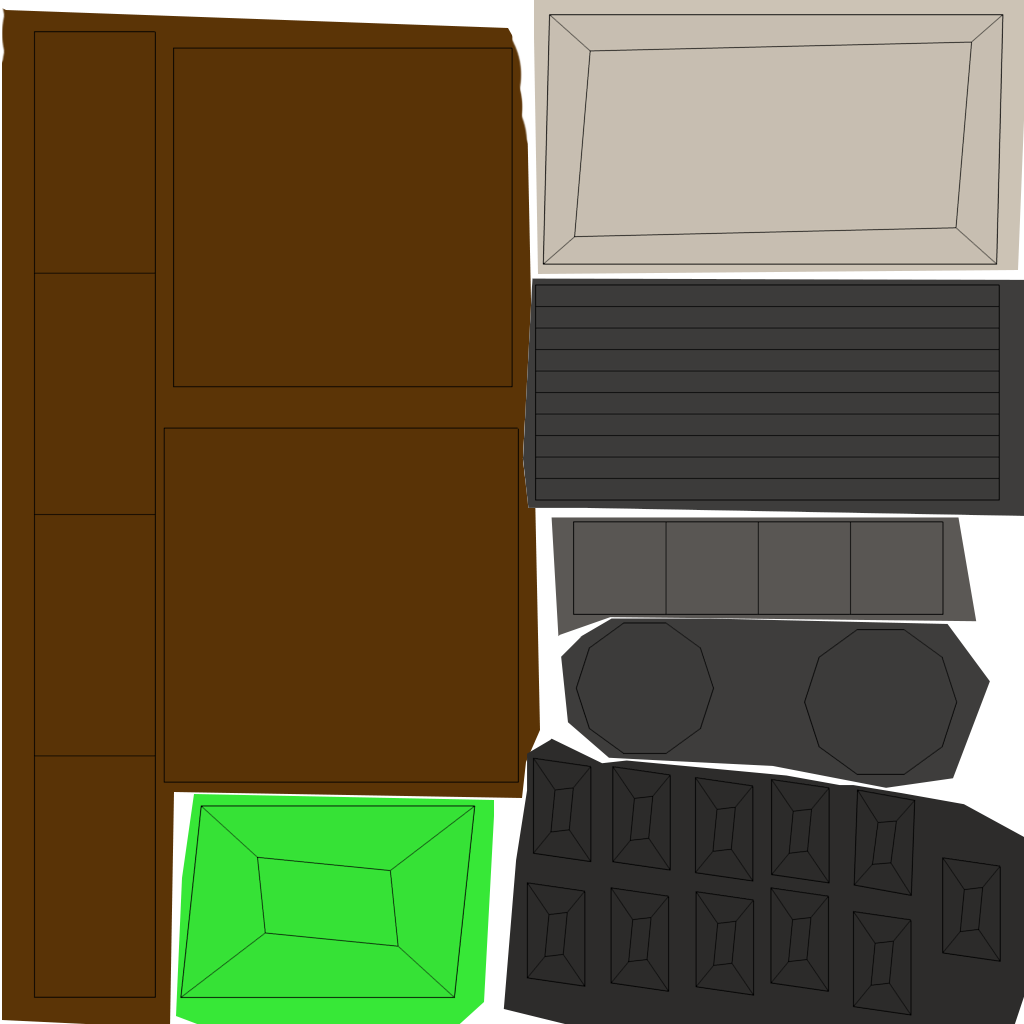
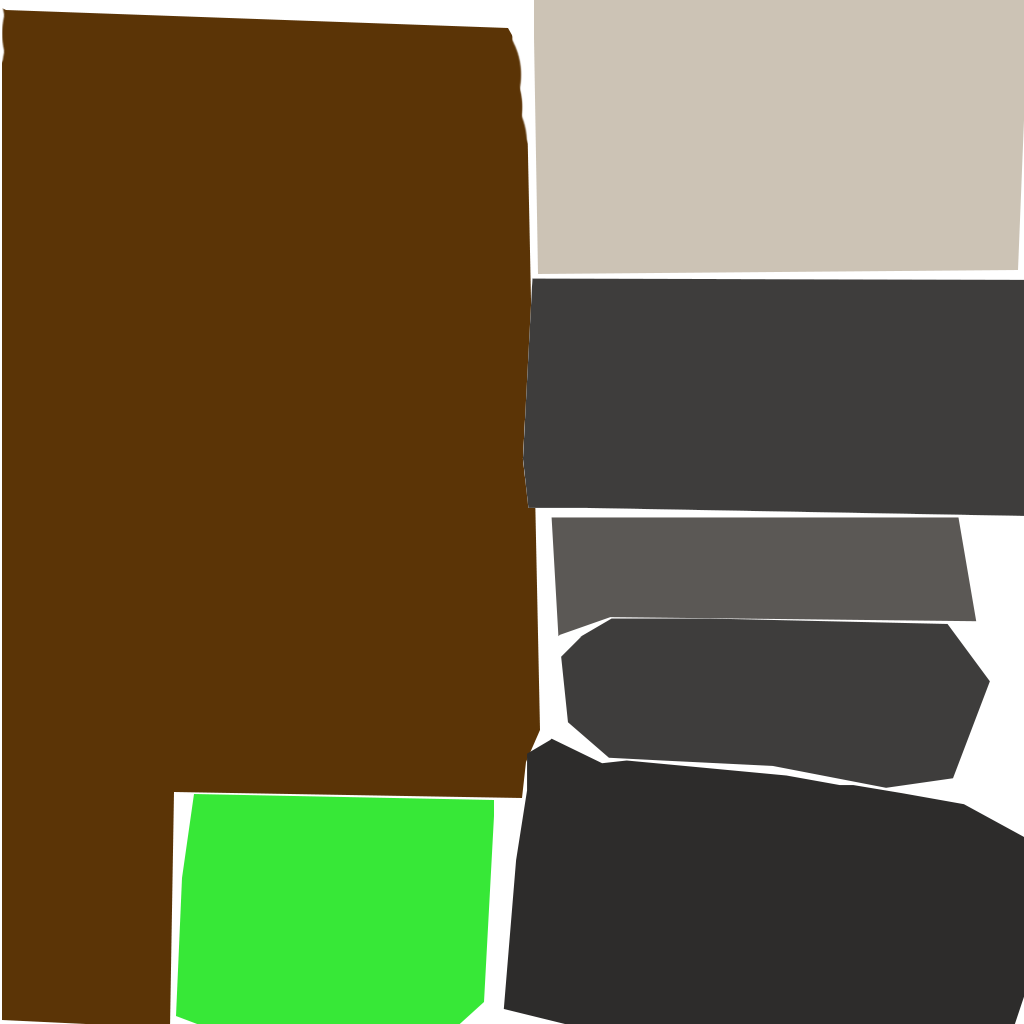
Revision of a layered 1024 x 1024 image; what changed, layer by layer:
hid "Capa 0" over [33, 14, 1004, 1016]
